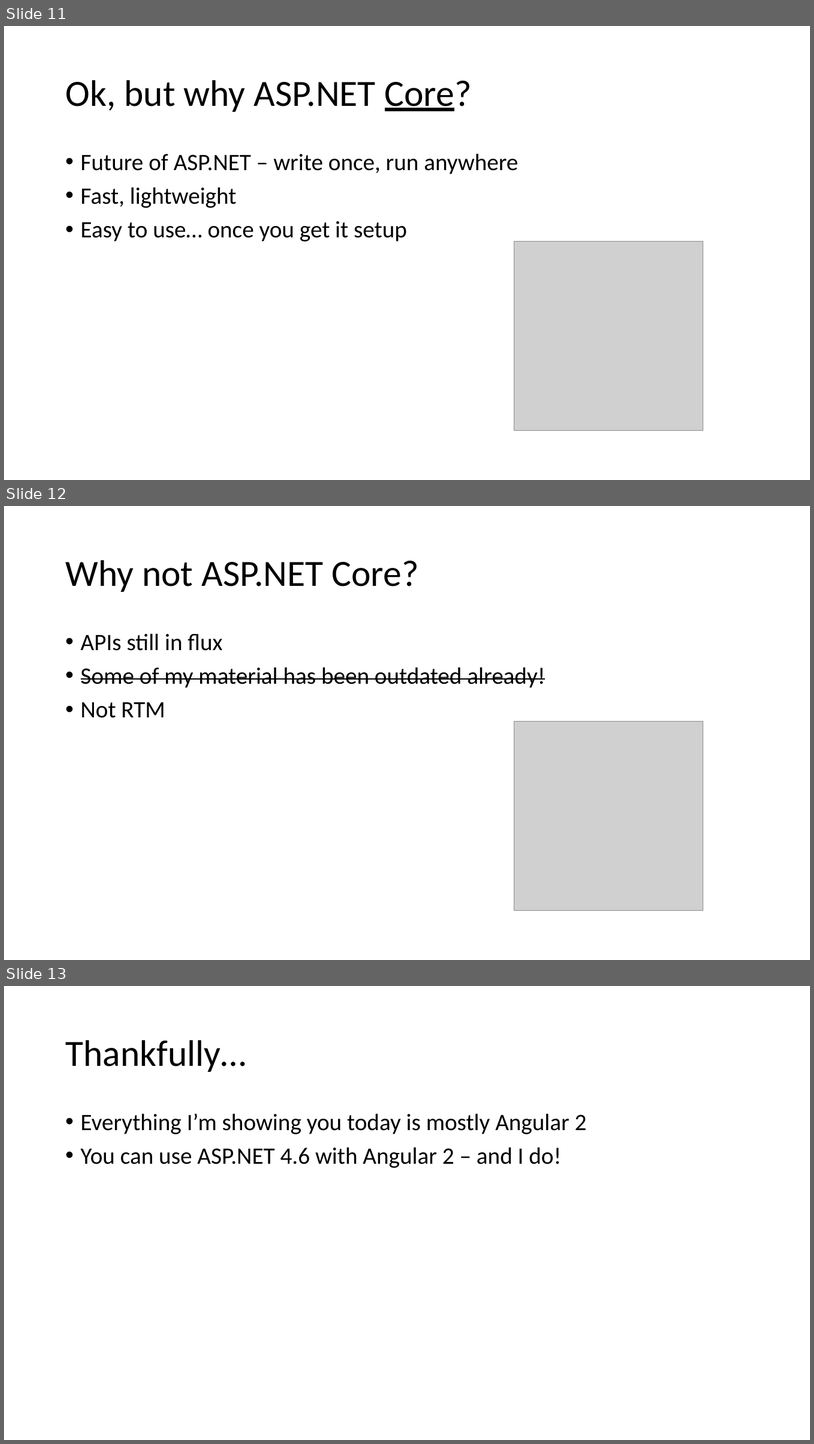
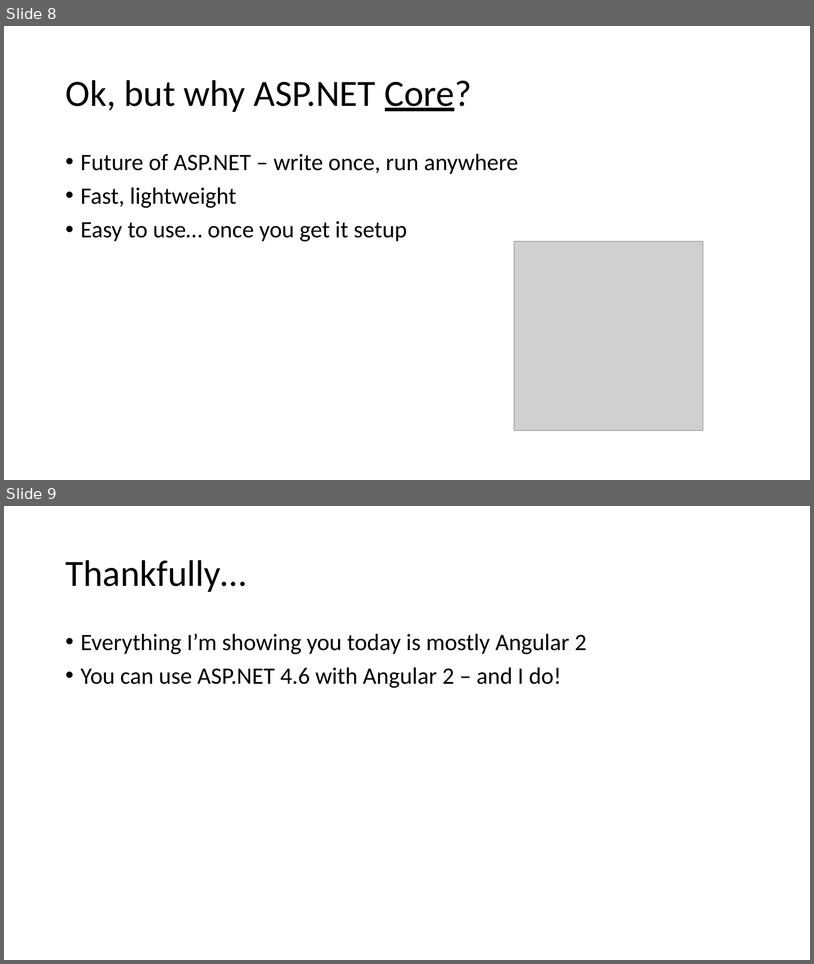
Before and after one commit to schneidenbach/Angular2-AspNetCore-TypeScript-Workshop, a slide deck: slides/0 - Intro.pptx. Shown one above the other, each under a label of ours: slides 11, 12 and 13 before the commit, slides 8 and 9 after it. The pictures are 814x1444 and 814x964 pixels, drawn with LibreOffice and Linux fonts; fonts in the diff are those of the drawing; grey boxes stand for pictures. Boxes give left, top, right and bottom in pixels: in the first picture for what was removed or moved away, otherwise in the second. Text is boxed around its words. In the diff, an @@ line names an element or a change of style, - is before the commit and + after.

```diff
--- a/slides/0 - Intro.pptx
+++ b/slides/0 - Intro.pptx
@@ slide 12 removed at [4, 506, 810, 960], background #FFFFFF @@
@@ title removed at [65, 560, 419, 592] @@
-Why not ASP.NET Core?
@@ text removed at [81, 633, 545, 718] @@
-• APIs still in flux
-• Some of my material has been outdated already!
-• Not RTM
@@ picture removed at [515, 721, 704, 910] @@
@@ what was slide 11 is now slide 8 @@
@@ what was slide 13 is now slide 9 @@
```
Also in this commit, not shown: 3 slides changed, 3 other slides removed, 26 other files.
